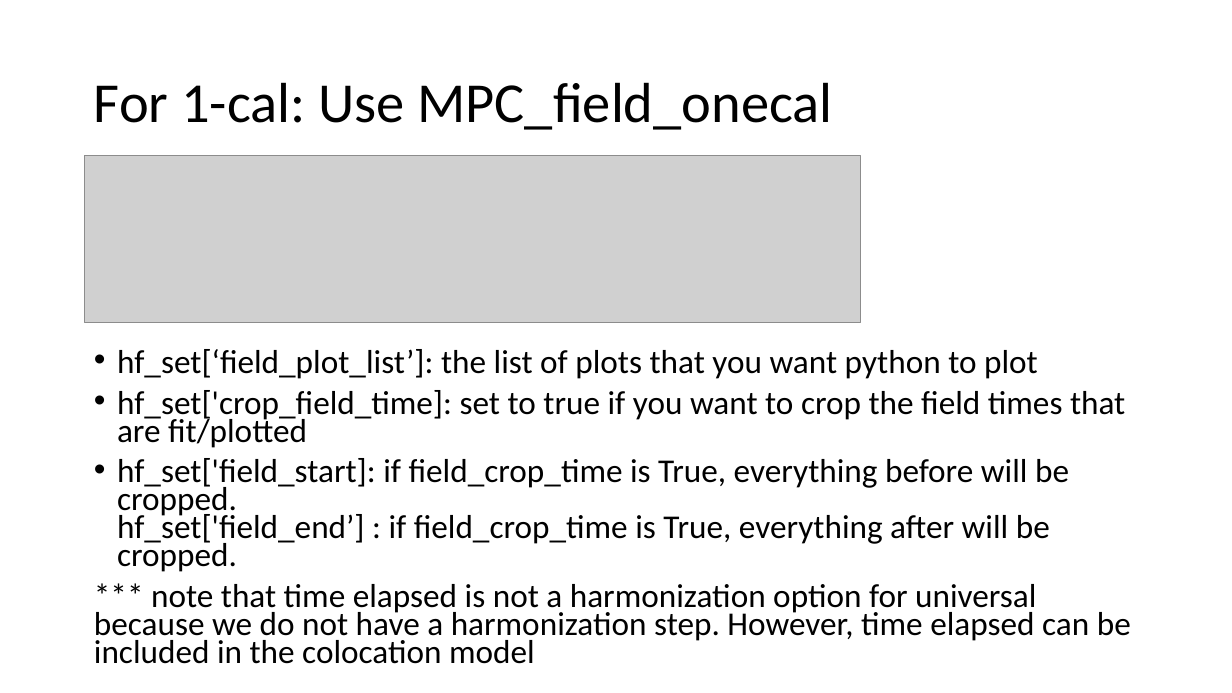
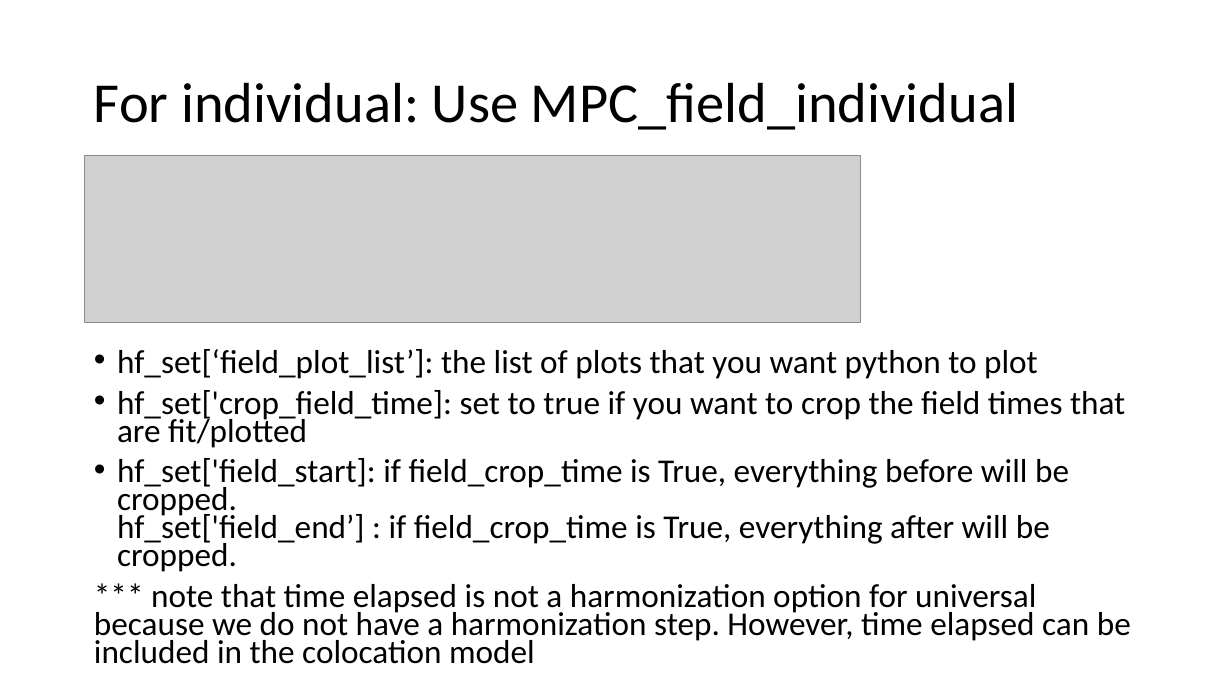
Before and after one commit to cafr1977/MPC_python, a slide deck: slide 50 of Python MPC updated.pptx. Drawn at 1232x693 pixels with LibreOffice and Linux fonts; fonts in the diff are those of the drawing; grey boxes stand for pictures. Boxes give left, top, right and bottom in pixels: in the first picture for what was removed or moved away, otherwise in the second. Text is boxed around its words. In the diff, an @@ line names an element or a change of style, - is before the commit and + after.

```diff
--- a/Python MPC updated.pptx
+++ b/Python MPC updated.pptx
@@ title at (94, 82, 1018, 130): text changed @@
-For 1-cal: Use MPC_field_onecal
+For individual: Use MPC_field_individual
```
Also in this commit, not shown: 19 other slides changed, 8 other files.
